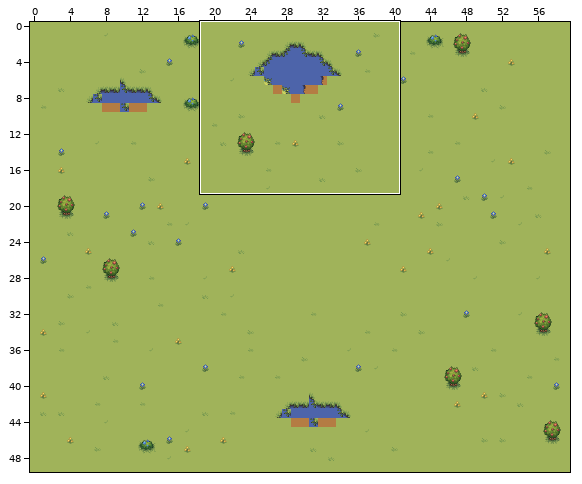
Two states of a Tiled map (JSON), src/assets/tilemaps/generated/1-1.tmj. The first picture is a wide view before the edit; the outline marks the close-up.
Close-up. Earlier state:
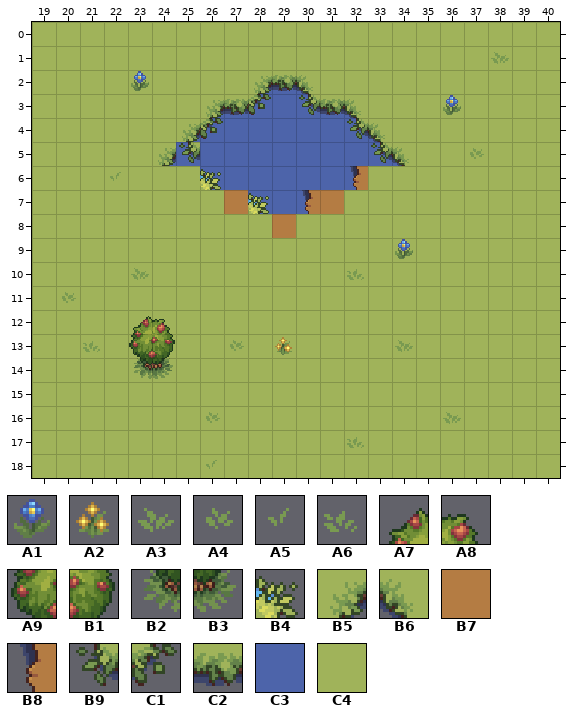
Cells are 16x16 px. Shown: x 19..40, y 0..18. The commit also changed other parts of the map, which this record leaves out.
Key: from "Details": A1 120, A2 128, A3 156, A4 157, A5 160, A6 161; from "Trees_rocks": A7 163, A8 164, A9 179, B1 180, B2 195, B3 196; from "Water_coasts": B4 43, B5 44, B6 45, B7 92, B8 97, B9 119, C1 121, C2 198; from "Water_detilazation": C3 0; from "ground_grasss": C4 55.
__ is an empty cell, ## one hidden under a higher layer.
Layer "Base" before, first column x 19:
 0 C4 C4 C4 C4 C4 C4 C4 C4 C4 C4 C4 C4 C4 C4 C4 C4 C4 C4 C4 C4 C4 C4
 1 C4 C4 C4 C4 C4 C4 C4 C4 C4 C4 C4 C4 C4 C4 C4 C4 C4 C4 C4 C4 C4 C4
 2 C4 C4 C4 C4 C4 C4 C4 C4 C4 C3 C3 C3 C4 C4 C4 C4 C4 C4 C4 C4 C4 C4
 3 C4 C4 C4 C4 C4 C4 C4 C3 C3 C3 C3 C3 C3 C3 C4 C4 C4 C4 C4 C4 C4 C4
 4 C4 C4 C4 C4 C4 C4 C3 C3 C3 C3 C3 C3 C3 C3 C3 C4 C4 C4 C4 C4 C4 C4
 5 C4 C4 C4 C4 C4 C3 C3 C3 C3 C3 C3 C3 C3 C3 C3 C3 C4 C4 C4 C4 C4 C4
 6 C4 C4 C4 C4 C4 C4 ## C3 C3 C3 C3 C3 C3 C3 ## C4 C4 C4 C4 C4 C4 C4
 7 C4 C4 C4 C4 C4 C4 C4 ## ## C3 C3 C3 ## ## C4 C4 C4 C4 C4 C4 C4 C4
 8 C4 C4 C4 C4 C4 C4 C4 C4 C4 ## ## ## C4 C4 C4 C4 C4 C4 C4 C4 C4 C4
 9 C4 C4 C4 C4 C4 C4 C4 C4 C4 C4 C4 C4 C4 C4 C4 C4 C4 C4 C4 C4 C4 C4
10 C4 C4 C4 C4 C4 C4 C4 C4 C4 C4 C4 C4 C4 C4 C4 C4 C4 C4 C4 C4 C4 C4
11 C4 C4 C4 C4 C4 C4 C4 C4 C4 C4 C4 C4 C4 C4 C4 C4 C4 C4 C4 C4 C4 C4
12 C4 C4 C4 C4 C4 C4 C4 C4 C4 C4 C4 C4 C4 C4 C4 C4 C4 C4 C4 C4 C4 C4
13 C4 C4 C4 C4 C4 C4 C4 C4 C4 C4 C4 C4 C4 C4 C4 C4 C4 C4 C4 C4 C4 C4
14 C4 C4 C4 C4 C4 C4 C4 C4 C4 C4 C4 C4 C4 C4 C4 C4 C4 C4 C4 C4 C4 C4
15 C4 C4 C4 C4 C4 C4 C4 C4 C4 C4 C4 C4 C4 C4 C4 C4 C4 C4 C4 C4 C4 C4
16 C4 C4 C4 C4 C4 C4 C4 C4 C4 C4 C4 C4 C4 C4 C4 C4 C4 C4 C4 C4 C4 C4
17 C4 C4 C4 C4 C4 C4 C4 C4 C4 C4 C4 C4 C4 C4 C4 C4 C4 C4 C4 C4 C4 C4
18 C4 C4 C4 C4 C4 C4 C4 C4 C4 C4 C4 C4 C4 C4 C4 C4 C4 C4 C4 C4 C4 C4
Layer "Agua" before, first column x 19:
 0 __ __ __ __ __ __ __ __ __ __ __ __ __ __ __ __ __ __ __ __ __ __
 1 __ __ __ __ __ __ __ __ __ __ __ __ __ __ __ __ __ __ __ A3 __ __
 2 __ __ __ __ A1 __ __ __ __ B5 C2 B6 __ __ __ __ __ __ __ __ __ __
 3 __ __ __ __ __ __ __ B5 C2 C1 __ B9 C2 B6 __ __ __ A1 __ __ __ __
 4 __ __ __ __ __ __ B5 C1 __ __ __ __ __ B9 B6 __ __ __ __ __ __ __
 5 __ __ __ __ __ B5 B9 __ __ __ __ __ __ __ B9 B6 __ __ A4 __ __ __
 6 __ __ __ A5 __ __ C4 B4 __ __ __ __ __ B8 C4 __ __ __ __ __ __ __
 7 __ __ __ __ __ __ __ C4 B7 B4 __ B8 B7 C4 __ __ __ __ __ __ __ __
 8 __ __ __ __ __ __ __ __ __ C4 B7 C4 __ __ __ __ __ __ __ __ __ __
 9 __ __ __ __ __ __ __ __ __ __ __ __ __ __ __ A1 __ __ __ __ __ __
10 __ __ __ __ A3 __ __ __ __ __ __ __ __ A6 __ __ __ __ __ __ __ __
11 __ A4 __ __ __ __ __ __ __ __ __ __ __ __ __ __ __ __ __ __ __ __
12 __ __ __ __ A7 A8 __ __ __ __ __ __ __ __ __ __ __ __ __ __ __ __
13 __ __ A6 __ A9 B1 __ __ A4 __ A2 __ __ __ __ A3 __ __ __ __ __ __
14 __ __ __ __ B2 B3 __ __ __ __ __ __ __ __ __ __ __ __ __ __ __ __
15 __ __ __ __ __ __ __ __ __ __ __ __ __ __ __ __ __ __ __ __ __ __
16 __ __ __ __ __ __ __ A4 __ __ __ __ __ __ __ __ __ A3 __ __ __ __
17 __ __ __ __ __ __ __ __ __ __ __ __ __ A6 __ __ __ __ __ __ __ __
18 __ __ __ __ __ __ __ A5 __ __ __ __ __ __ __ __ __ __ __ __ __ __
Now the later version:
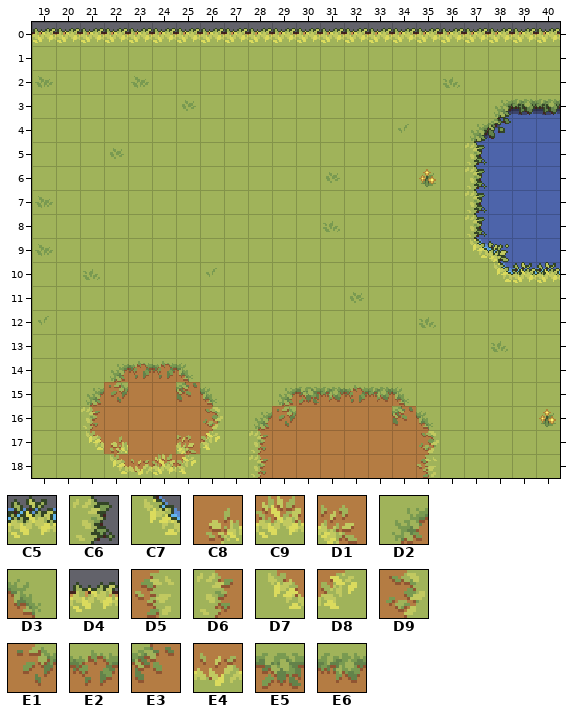
Further tiles: from "Water_coasts": C5 42, C6 82, C7 83; from "ground_grasss": C8 1, C9 2, D1 3, D2 4, D3 5, D4 25, D5 54, D6 56, D7 57, D8 58, D9 59, E1 107, E2 108, E3 109, E4 161, E5 213, E6 214.
Diff:
Changed rows in their new state; .. is an unchanged cell.
Layer "Base":
first column x 19:
 0 D4 D4 D4 D4 D4 D4 D4 D4 D4 D4 D4 D4 D4 D4 D4 D4 D4 D4 D4 D4 D4 D4
 2 .. .. .. .. .. .. .. .. .. C4 C4 C4 .. .. .. .. .. .. .. .. .. ..
 3 .. .. .. .. .. .. .. C4 C4 C4 C4 C4 C4 C4 .. .. .. .. .. C3 C3 C3
 4 .. .. .. .. .. .. C4 C4 C4 C4 C4 C4 C4 C4 C4 .. .. .. C3 C3 C3 C3
 5 .. .. .. .. .. C4 C4 C4 C4 C4 C4 C4 C4 C4 C4 C4 .. .. C3 C3 C3 C3
 6 .. .. .. .. .. .. .. C4 C4 C4 C4 C4 C4 C4 .. .. .. .. C3 C3 C3 C3
 7 .. .. .. .. .. .. .. .. C4 C4 C4 C4 C4 .. .. .. .. .. C3 C3 C3 C3
 8 .. .. .. .. .. .. .. .. .. .. C4 .. .. .. .. .. .. .. C3 C3 C3 C3
 9 .. .. .. .. .. .. .. .. .. .. .. .. .. .. .. .. .. .. C3 C3 C3 C3
10 .. .. .. .. .. .. .. .. .. .. .. .. .. .. .. .. .. .. .. C3 C3 C3
first column x 21:
14 .. D2 E2 E2 D3 .. .. .. .. .. .. .. .. .. ..
15 D2 E1 B7 B7 E3 D3 .. .. D2 E5 E6 E2 E6 D3 ..
16 D6 B7 B7 B7 B7 D9 .. D2 E1 B7 B7 B7 B7 E3 D3
17 D7 C8 B7 B7 D1 D8 .. D6 B7 B7 B7 B7 B7 B7 D9
18 .. D7 E4 C9 D8 .. .. D6 B7 B7 B7 B7 B7 B7 D5
Layer "Agua":
first column x 19:
 1 .. .. .. .. .. .. .. .. .. .. .. .. .. .. .. .. .. .. .. __ .. ..
 2 A3 .. .. .. A3 .. .. .. .. __ __ __ .. .. .. .. .. A6 .. .. .. ..
 3 .. .. .. .. .. .. A4 __ __ __ .. __ __ __ .. .. .. __ .. B5 C2 C2
 4 .. .. .. .. .. .. __ __ .. .. .. .. .. __ __ A5 .. .. B5 C1 .. ..
 5 .. .. .. A4 .. __ __ .. .. .. .. .. .. .. __ __ .. .. C6 .. .. ..
 6 .. .. .. __ .. .. .. __ .. .. .. .. A4 __ .. .. A2 .. C6 .. .. ..
 7 A3 .. .. .. .. .. .. .. __ __ .. __ __ .. .. .. .. .. C6 .. .. ..
 8 .. .. .. .. .. .. .. .. .. .. __ .. A6 .. .. .. .. .. C6 .. .. ..
 9 A3 .. .. .. .. .. .. .. .. .. .. .. .. .. .. __ .. .. C7 B4 .. ..
10 .. .. A6 .. __ .. .. A5 .. .. .. .. .. __ .. .. .. .. .. C7 C5 C5
11 .. __ .. .. .. .. .. .. .. .. .. .. .. A4 .. .. .. .. .. .. .. ..
12 A5 .. .. .. __ __ .. .. .. .. .. .. .. .. .. .. A6 .. .. .. .. ..
13 .. .. __ .. __ __ .. .. __ .. __ .. .. .. .. __ .. .. .. A6 .. ..
14 .. .. .. .. __ __ .. .. .. .. .. .. .. .. .. .. .. .. .. .. .. ..
16 .. .. .. .. .. .. .. __ .. .. .. .. .. .. .. .. .. __ .. .. .. A2
17 .. .. .. .. .. .. .. .. .. .. .. .. .. __ .. .. .. .. .. .. .. ..
18 .. .. .. .. .. .. .. __ .. .. .. .. .. .. .. .. .. .. .. .. .. ..
